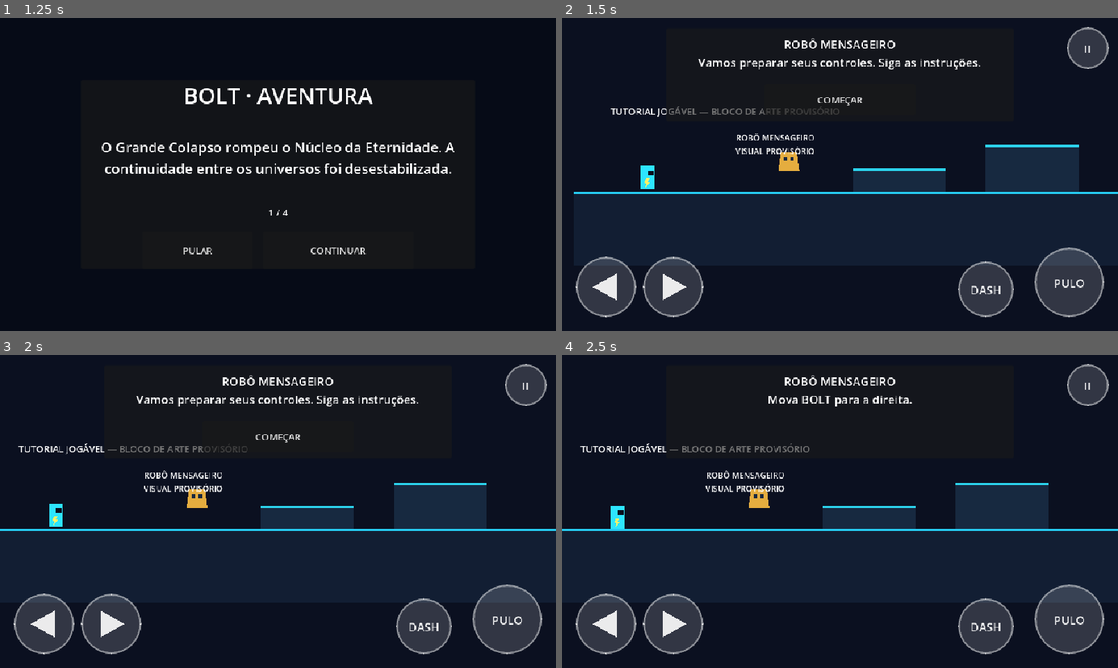
Above: before the commit, frames 1-4 (two rows, left to right).
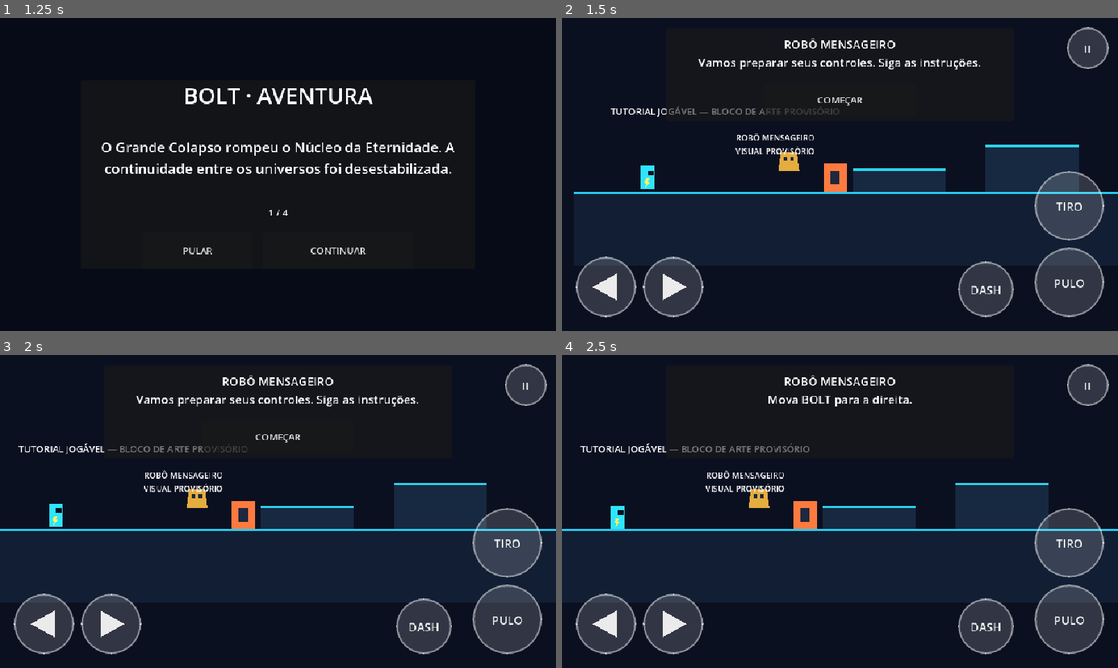
Above: after the commit, the same moments.

Repository: jyanzy19-yml/new-bolt-aventura
Game: Godot game, scene res://scenes/boot/boot.tscn
The game is run twice, just before and just after one commit, with the same random seed, the same clock (stepped at 60 frames per second) and the same inputs.
Inputs:
- Up to frame 1 (1.25 s): click "NOVA JORNADA" at 0.5 s
- Up to frame 2 (1.5 s): click "PULAR" at 1.25 s
- Up to frame 3 (2 s): no input
- Up to frame 4 (2.5 s): click "COMEÇAR" at 2 s

Frame 1 is identical in both runs. In frame 2, 2.5% of the frame differs, in the area x 47-98%, y 46-72%; in frame 3, 2.5%, in the area x 41-98%, y 46-72%; in frame 4, 2.5%.

Commit message:
feat: add chrono pistol combat core
Add reusable health and damage, buffered basic attack, projectile collision and guided attack lesson.

Diff:
--- /dev/null
+++ b/scenes/combat/chrono_projectile.tscn
@@ -0,0 +1,19 @@
+[gd_scene load_steps=3 format=3]
+
+[ext_resource type="Script" path="res://scripts/combat/chrono_projectile.gd" id="1_projectile"]
+
+[sub_resource type="CircleShape2D" id="ProjectileShape"]
+radius = 8.0
+
+[node name="ChronoProjectile" type="Area2D"]
+collision_layer = 0
+collision_mask = 5
+monitoring = true
+script = ExtResource("1_projectile")
+
+[node name="CollisionShape2D" type="CollisionShape2D" parent="."]
+shape = SubResource("ProjectileShape")
+
+[node name="Visual" type="Polygon2D" parent="."]
+color = Color(0.18, 0.9, 1, 1)
+polygon = PackedVector2Array(-8, -4, -4, -8, 5, -8, 9, 0, 5, 8, -4, 8)
--- /dev/null
+++ b/scenes/combat/training_target.tscn
@@ -0,0 +1,28 @@
+[gd_scene load_steps=4 format=3]
+
+[ext_resource type="Script" path="res://scripts/combat/training_target.gd" id="1_target"]
+[ext_resource type="Script" path="res://scripts/combat/bolt_health.gd" id="2_health"]
+
+[sub_resource type="RectangleShape2D" id="TargetShape"]
+size = Vector2(40, 48)
+
+[node name="TrainingTarget" type="StaticBody2D"]
+collision_layer = 4
+collision_mask = 0
+script = ExtResource("1_target")
+
+[node name="CollisionShape2D" type="CollisionShape2D" parent="."]
+shape = SubResource("TargetShape")
+
+[node name="Health" type="Node" parent="."]
+unique_name_in_owner = true
+script = ExtResource("2_health")
+max_health = 1
+
+[node name="Visual" type="Polygon2D" parent="."]
+color = Color(1, 0.48, 0.25, 1)
+polygon = PackedVector2Array(-20, -24, 20, -24, 20, 24, -20, 24)
+
+[node name="Core" type="Polygon2D" parent="."]
+color = Color(0.12, 0.16, 0.25, 1)
+polygon = PackedVector2Array(-8, -12, 8, -12, 8, 12, -8, 12)
--- a/scenes/player/bolt.tscn
+++ b/scenes/player/bolt.tscn
@@ -1,8 +1,10 @@
-[gd_scene load_steps=5 format=3]
+[gd_scene load_steps=7 format=3]
 
 [ext_resource type="Script" path="res://scripts/player/bolt_player.gd" id="1_player"]
 [ext_resource type="Script" path="res://scripts/input/action_buffer.gd" id="2_buffer"]
 [ext_resource type="Resource" path="res://resources/player/bolt_tuning_provisional.tres" id="3_tuning"]
+[ext_resource type="Script" path="res://scripts/combat/bolt_combat.gd" id="4_combat"]
+[ext_resource type="PackedScene" path="res://scenes/combat/chrono_projectile.tscn" id="5_projectile"]
 
 [sub_resource type="RectangleShape2D" id="RectangleShape2D_body"]
 size = Vector2(24, 40)
@@ -35,6 +37,11 @@
 color = Color(1, 0.95, 0.4, 1)
 polygon = PackedVector2Array(-3, 2, 3, 2, 0, 8, 4, 8, -4, 18, -2, 10, -6, 10)
 
+[node name="Combat" type="Node" parent="."]
+unique_name_in_owner = true
+script = ExtResource("4_combat")
+projectile_scene = ExtResource("5_projectile")
+
 [node name="Camera" type="Camera2D" parent="."]
 unique_name_in_owner = true
 position_smoothing_enabled = true
--- a/scenes/tutorial/tutorial.tscn
+++ b/scenes/tutorial/tutorial.tscn
@@ -1,9 +1,10 @@
-[gd_scene load_steps=6 format=3]
+[gd_scene load_steps=7 format=3]
 
 [ext_resource type="Script" path="res://scripts/tutorial/tutorial.gd" id="1_tutorial"]
 [ext_resource type="PackedScene" path="res://scenes/world/platform_block.tscn" id="2_block"]
 [ext_resource type="PackedScene" path="res://scenes/player/bolt.tscn" id="3_player"]
 [ext_resource type="PackedScene" path="res://scenes/ui/hud.tscn" id="4_hud"]
+[ext_resource type="PackedScene" path="res://scenes/combat/training_target.tscn" id="5_target"]
 
 [sub_resource type="RectangleShape2D" id="KillShape"]
 size = Vector2(2200, 160)
@@ -38,6 +39,10 @@
 
 [node name="Hud" parent="." instance=ExtResource("4_hud")]
 unique_name_in_owner = true
+
+[node name="TrainingTarget" parent="." instance=ExtResource("5_target")]
+unique_name_in_owner = true
+position = Vector2(420, -24)
 
 [node name="Messenger" type="Node2D" parent="."]
 unique_name_in_owner = true
--- a/scenes/ui/hud.tscn
+++ b/scenes/ui/hud.tscn
@@ -91,6 +91,20 @@
 script = ExtResource("3_button")
 action = &"dash"
 label_text = "DASH"
+
+[node name="Attack" type="Control" parent="Safe/Layout/TouchControls"]
+layout_mode = 1
+anchor_left = 1.0
+anchor_top = 1.0
+anchor_right = 1.0
+anchor_bottom = 1.0
+offset_left = -144.0
+offset_top = -276.0
+offset_right = -24.0
+offset_bottom = -156.0
+script = ExtResource("3_button")
+action = &"attack"
+label_text = "TIRO"
 
 [node name="Pause" type="Control" parent="Safe/Layout/TouchControls"]
 layout_mode = 1
--- /dev/null
+++ b/scripts/combat/bolt_combat.gd
@@ -0,0 +1,56 @@
+class_name BoltCombat
+extends Node
+## Controlador da arma básica Pistola Crono. Valores exportados são provisórios, não balanceamento final.
+
+@export var projectile_scene: PackedScene
+@export_range(0.05, 1.5, 0.01) var attack_cooldown: float = 0.30
+@export_range(1, 10, 1) var projectile_damage: int = 1
+@export_range(100.0, 1600.0, 10.0) var projectile_speed: float = 720.0
+@export_range(0.1, 4.0, 0.1) var projectile_lifetime: float = 1.4
+
+var _player: BoltPlayer
+var _buffer: ActionBuffer
+var _cooldown_left: float = 0.0
+var _enabled: bool = true
+
+
+func _ready() -> void:
+	_player = get_parent() as BoltPlayer
+	if _player == null:
+		push_error("BoltCombat precisa ser filho de BoltPlayer.")
+		set_physics_process(false)
+		return
+	_buffer = _player.get_node("%ActionBuffer") as ActionBuffer
+
+
+func set_enabled(enabled: bool) -> void:
+	_enabled = enabled
+	if _buffer != null:
+		_buffer.clear()
+
+
+func _physics_process(delta: float) -> void:
+	if not _enabled or _player == null or not _player.is_physics_processing():
+		return
+	_cooldown_left = maxf(0.0, _cooldown_left - delta)
+	if _cooldown_left > 0.0 or not _buffer.consume(Actions.ATTACK, 0.16):
+		return
+	_fire()
+
+
+func _fire() -> void:
+	if projectile_scene == null:
+		push_error("BoltCombat: cena do projétil não configurada.")
+		return
+	var projectile: ChronoProjectile = projectile_scene.instantiate() as ChronoProjectile
+	if projectile == null:
+		push_error("BoltCombat: recurso configurado não é ChronoProjectile.")
+		return
+	var level_root: Node = _player.get_parent()
+	if level_root == null:
+		projectile.free()
+		return
+	level_root.add_child(projectile)
+	projectile.global_position = _player.global_position + Vector2(26.0 * float(_player.facing), -4.0)
+	projectile.configure(_player.facing, projectile_speed, projectile_damage, projectile_lifetime)
+	_cooldown_left = attack_cooldown
--- /dev/null
+++ b/scripts/combat/bolt_health.gd
@@ -0,0 +1,30 @@
+class_name BoltHealth
+extends Node
+## Componente reutilizável de vida. Não conhece HUD, player, inimigo ou origem do dano.
+
+signal health_changed(current_health: int, max_health: int)
+signal depleted
+
+@export_range(1, 999, 1) var max_health: int = 1
+
+var current_health: int = 1
+
+
+func _ready() -> void:
+	current_health = maxi(1, max_health)
+	health_changed.emit(current_health, current_health)
+
+
+func apply_damage(amount: int) -> bool:
+	if amount <= 0 or current_health <= 0:
+		return false
+	current_health = maxi(0, current_health - amount)
+	health_changed.emit(current_health, maxi(1, max_health))
+	if current_health == 0:
+		depleted.emit()
+	return true
+
+
+func restore_full() -> void:
+	current_health = maxi(1, max_health)
+	health_changed.emit(current_health, current_health)
--- /dev/null
+++ b/scripts/combat/chrono_projectile.gd
@@ -0,0 +1,36 @@
+class_name ChronoProjectile
+extends Area2D
+## Projétil da Pistola Crono. Velocidade, dano e alcance são parâmetros de protótipo.
+
+@export var speed: float = 720.0
+@export var damage: int = 1
+@export var lifetime: float = 1.4
+
+var _direction: int = 1
+var _remaining_lifetime: float = 0.0
+
+
+func _ready() -> void:
+	_remaining_lifetime = lifetime
+	body_entered.connect(_on_body_entered)
+
+
+func configure(direction: int, shot_speed: float, shot_damage: int, shot_lifetime: float) -> void:
+	_direction = -1 if direction < 0 else 1
+	speed = maxf(1.0, shot_speed)
+	damage = maxi(1, shot_damage)
+	lifetime = maxf(0.05, shot_lifetime)
+	_remaining_lifetime = lifetime
+
+
+func _physics_process(delta: float) -> void:
+	global_position.x += float(_direction) * speed * delta
+	_remaining_lifetime -= delta
+	if _remaining_lifetime <= 0.0:
+		queue_free()
+
+
+func _on_body_entered(body: Node2D) -> void:
+	if body.has_method("apply_damage"):
+		body.call("apply_damage", damage)
+	queue_free()
--- /dev/null
+++ b/scripts/combat/training_target.gd
@@ -0,0 +1,20 @@
+class_name BoltTrainingTarget
+extends StaticBody2D
+## Alvo estático de treinamento. Não representa um arquétipo de inimigo da campanha.
+
+signal defeated
+
+@onready var _health: BoltHealth = %Health
+
+
+func _ready() -> void:
+	_health.depleted.connect(_on_health_depleted)
+
+
+func apply_damage(amount: int) -> void:
+	_health.apply_damage(amount)
+
+
+func _on_health_depleted() -> void:
+	defeated.emit()
+	queue_free()
--- a/scripts/input/action_buffer.gd
+++ b/scripts/input/action_buffer.gd
@@ -18,7 +18,7 @@
 ## Janela padrão (s de tempo de jogo). PROVISÓRIO — valor de trabalho, a ser medido em aparelho.
 const DEFAULT_WINDOW: float = 0.12
 
-@export var tracked_actions: Array[StringName] = [Actions.JUMP, Actions.DASH]
+@export var tracked_actions: Array[StringName] = [Actions.JUMP, Actions.DASH, Actions.ATTACK]
 
 ## ação -> índice do tick de física em que foi pressionada
 var _pressed_at_tick: Dictionary = {}
--- a/scripts/tutorial/tutorial.gd
+++ b/scripts/tutorial/tutorial.gd
@@ -6,13 +6,15 @@
 const CAMERA_LIMITS: Rect2i = Rect2i(0, -320, 1400, 560)
 const MOVE_TARGET_X: float = 300.0
 
-enum Step { INTRO, MOVE, JUMP, DASH, COMPLETE }
+enum Step { INTRO, MOVE, JUMP, DASH, ATTACK, COMPLETE }
 
 @onready var _player: BoltPlayer = %Bolt
 @onready var _spawn: Marker2D = $SpawnPoint
 @onready var _hud: Hud = %Hud
 @onready var _speech: Label = %SpeechLabel
 @onready var _start_button: Button = %StartButton
+@onready var _target: BoltTrainingTarget = %TrainingTarget
+@onready var _combat: BoltCombat = _player.get_node("Combat") as BoltCombat
 
 var _step: Step = Step.INTRO
 var _spawn_position: Vector2 = Vector2.ZERO
@@ -30,6 +32,8 @@
 	%KillZone.body_entered.connect(_on_kill_zone_body_entered)
 	_hud.set_restart_path("res://scenes/tutorial/tutorial.tscn")
 	_player.state_changed.connect(_on_player_state_changed)
+	_target.defeated.connect(_on_target_defeated)
+	_combat.set_enabled(false)
 	_start_button.pressed.connect(_on_start_or_continue)
 	_render_step()
 
@@ -48,6 +52,11 @@
 	if _step == Step.JUMP and new_state == BoltPlayer.State.RISING:
 		_set_step(Step.DASH)
 	elif _step == Step.DASH and new_state == BoltPlayer.State.DASHING:
+		_set_step(Step.ATTACK)
+
+
+func _on_target_defeated() -> void:
+	if _step == Step.ATTACK:
 		_set_step(Step.COMPLETE)
 
 
@@ -87,6 +96,10 @@
 		Step.DASH:
 			_speech.text = "ROBÔ MENSAGEIRO\nExperimente o DASH para avançar rapidamente."
 			_start_button.visible = false
+		Step.ATTACK:
+			_combat.set_enabled(true)
+			_speech.text = "ROBÔ MENSAGEIRO\nAponte para o alvo e use TIRO."
+			_start_button.visible = false
 		Step.COMPLETE:
 			_speech.text = "ROBÔ MENSAGEIRO\nControles básicos verificados. Cybercore aguarda."
 			_start_button.text = "ENTRAR EM CYBERCORE"
--- a/tests/unit/test_action_buffer.gd
+++ b/tests/unit/test_action_buffer.gd
@@ -64,3 +64,14 @@
 	check(buffer.has_pending(Actions.JUMP), "toque válido após 200 ms de relógio e 1 tick de jogo")
 	buffer.queue_free()
 	return true
+
+
+func test_attack_tap_is_buffered_for_combat() -> bool:
+	var buffer: ActionBuffer = _make_buffer()
+	_press_release(Actions.ATTACK)
+	check(not Input.is_action_pressed(Actions.ATTACK), "ataque já foi solto")
+	check(buffer.has_pending(Actions.ATTACK), "toque curto de ataque fica pendente")
+	check(buffer.consume(Actions.ATTACK), "ataque é consumido uma vez")
+	check(not buffer.consume(Actions.ATTACK), "ataque não é repetido")
+	buffer.queue_free()
+	return true
--- a/tests/unit/test_campaign_entry.gd
+++ b/tests/unit/test_campaign_entry.gd
@@ -4,6 +4,14 @@
 const OPENING_PATH: String = "res://scenes/campaign/opening_cinematic.tscn"
 const TUTORIAL_PATH: String = "res://scenes/tutorial/tutorial.tscn"
 const CYBERCORE_W1_L1_PATH: String = "res://scenes/campaign/cybercore_w1_l1.tscn"
+
+
+func _send_action(action: StringName, pressed: bool) -> void:
+	var event: InputEventAction = InputEventAction.new()
+	event.action = action
+	event.pressed = pressed
+	event.strength = 1.0 if pressed else 0.0
+	Input.parse_input_event(event)
 
 
 func test_campaign_entry_scenes_load_and_expose_required_nodes() -> bool:
@@ -35,6 +43,8 @@
 	var start_button: Button = tutorial_instance.get_node("TutorialUI/Panel/Column/StartButton") as Button
 	check(player != null and not player.is_physics_processing(), "BOLT aguarda início explícito do tutorial")
 	check(tutorial_instance.get_node_or_null("Messenger") is Node2D, "tutorial contém robô mensageiro provisório")
+	var attack_button: TouchButton = tutorial_instance.get_node("Hud/Safe/Layout/TouchControls/Attack") as TouchButton
+	check(attack_button != null and attack_button.action == Actions.ATTACK, "HUD touch expõe o botão TIRO")
 	check(speech.text.contains("ROBÔ MENSAGEIRO"), "mensageiro orienta por balão de fala")
 	tutorial_instance.call("_on_start_or_continue")
 	check(player.is_physics_processing(), "BOLT é liberado ao iniciar o tutorial")
@@ -44,7 +54,16 @@
 	tutorial_instance.call("_on_player_state_changed", BoltPlayer.State.RISING)
 	check(speech.text.contains("DASH"), "tutorial solicita Dash após salto")
 	tutorial_instance.call("_on_player_state_changed", BoltPlayer.State.DASHING)
-	check(start_button.visible and start_button.text == "ENTRAR EM CYBERCORE", "tutorial libera entrada em Cybercore após os comandos")
+	check(speech.text.contains("TIRO"), "tutorial apresenta o ataque básico após o Dash")
+	var target: BoltTrainingTarget = tutorial_instance.get_node("TrainingTarget") as BoltTrainingTarget
+	_send_action(Actions.ATTACK, true)
+	_send_action(Actions.ATTACK, false)
+	for _tick in range(90):
+		await tree.physics_frame
+		if target.is_queued_for_deletion():
+			break
+	check(target.is_queued_for_deletion(), "ataque da Pistola Crono atinge o alvo do tutorial")
+	check(start_button.visible and start_button.text == "ENTRAR EM CYBERCORE", "tutorial libera entrada em Cybercore após o ataque")
 	tutorial_instance.free()
 
 	var cybercore_instance: Node = cybercore.instantiate()
--- /dev/null
+++ b/tests/unit/test_combat_core.gd
@@ -0,0 +1,54 @@
+extends BoltTest
+## Combat core: health component and projectile/target integration.
+
+const HEALTH_SCRIPT: String = "res://scripts/combat/bolt_health.gd"
+const TARGET_SCENE: String = "res://scenes/combat/training_target.tscn"
+const PROJECTILE_SCENE: String = "res://scenes/combat/chrono_projectile.tscn"
+
+
+func test_health_component_clamps_damage_and_emits_depleted_once() -> bool:
+	var health_script: GDScript = load(HEALTH_SCRIPT) as GDScript
+	check(health_script != null, "BoltHealth compila")
+	if health_script == null:
+		return true
+	var health: Node = health_script.new()
+	health.set("max_health", 3)
+	tree.root.add_child(health)
+	await tree.process_frame
+	check_eq(health.get("current_health"), 3, "vida inicial corresponde ao máximo")
+	check(bool(health.call("apply_damage", 2)), "dano positivo aplicado")
+	check_eq(health.get("current_health"), 1, "vida reduzida corretamente")
+	check(bool(health.call("apply_damage", 9)), "dano excedente aplicado")
+	check_eq(health.get("current_health"), 0, "vida limitada a zero")
+	check(not bool(health.call("apply_damage", 1)), "alvo derrotado não recebe dano adicional")
+	health.queue_free()
+	await tree.process_frame
+	return true
+
+
+func test_chrono_projectile_defeats_training_target() -> bool:
+	var target_scene: PackedScene = load(TARGET_SCENE) as PackedScene
+	var projectile_scene: PackedScene = load(PROJECTILE_SCENE) as PackedScene
+	check(target_scene != null and projectile_scene != null, "cenas de alvo e projétil carregam")
+	if target_scene == null or projectile_scene == null:
+		return true
+	var target: BoltTrainingTarget = target_scene.instantiate() as BoltTrainingTarget
+	var projectile: ChronoProjectile = projectile_scene.instantiate() as ChronoProjectile
+	var root: Node2D = Node2D.new()
+	tree.root.add_child(root)
+	root.add_child(target)
+	root.add_child(projectile)
+	target.global_position = Vector2(160.0, 0.0)
+	projectile.global_position = Vector2(0.0, 0.0)
+	projectile.configure(1, 720.0, 1, 1.0)
+	var defeated: Array[bool] = [false]
+	target.defeated.connect(func() -> void: defeated[0] = true)
+	for _tick in range(30):
+		await tree.physics_frame
+		if defeated[0]:
+			break
+	check(defeated[0], "projétil atinge e derrota alvo de treinamento")
+	check(target.is_queued_for_deletion(), "alvo é marcado para remoção após vida chegar a zero")
+	root.queue_free()
+	await tree.process_frame
+	return true
Not shown, changed: docs/production/COLLABORATION_STATE.md
Not shown, changed: docs/production/CONTINUITY.md
Not shown, changed: docs/production/implementation-tracker.md
Not shown, changed: docs/production/stage-status.md
